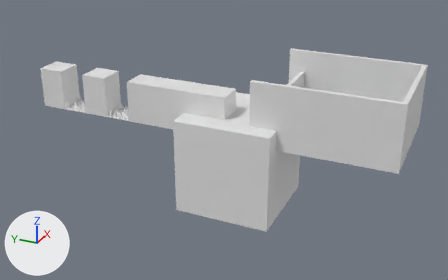
Two versions of the FBX model Assets/Models/walls/jumpingSubscene.fbx, one commit apart.
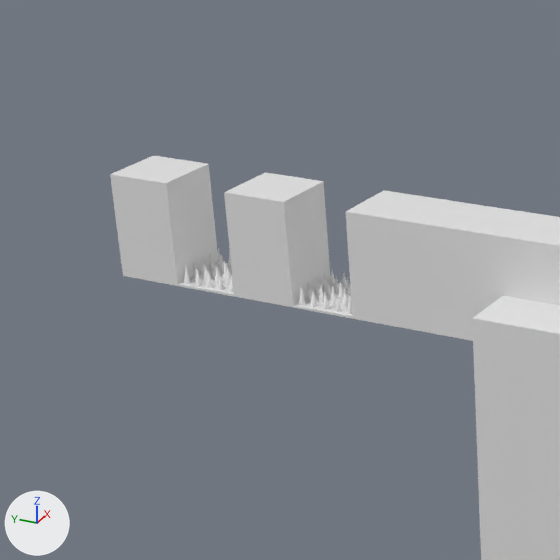
Old and new are each drawn whole from a camera (50 mm lens) standing at (-170.3, -40.9, 78.4) and looking at (1.2, 36.3, -7.3) and again close up on the part from 0% to 46% of the width and 2% to 75% of the height. Lighting does not change. The marker at lower left points along +X, +Y and +Z. Where no turn or scale is listed for an object, it has been applied to the vertices.
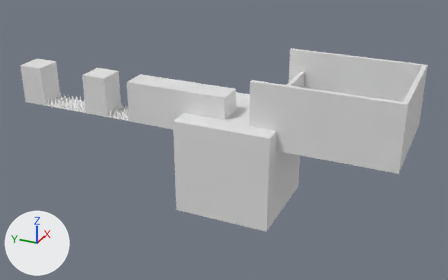
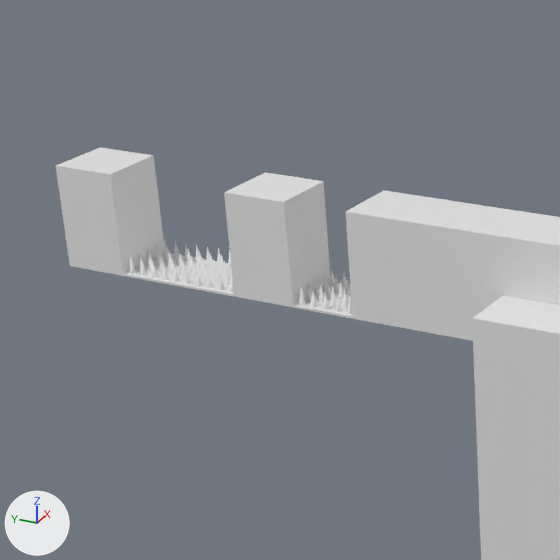
Changed parts and their boxes (x1, y1, x2, y2) in the close-ups (560 x 560 px):
'Cube.011', moved: before (110, 156, 218, 286); after (56, 147, 164, 276)
'OPM0041.017', added: after (123, 239, 217, 286)

The change in detail:
Object 'Cube.011' (ob_cube_011) moves from (-8.5, 93.5, 6.7) to (-8.5, 102.0, 6.7).
Object 'OPM0041.017' (ob_opm0041_017) is new; it shows a copy of the mesh of ob_opm0041_016.
Its location is (-8.5, 93.5, 0.0).
